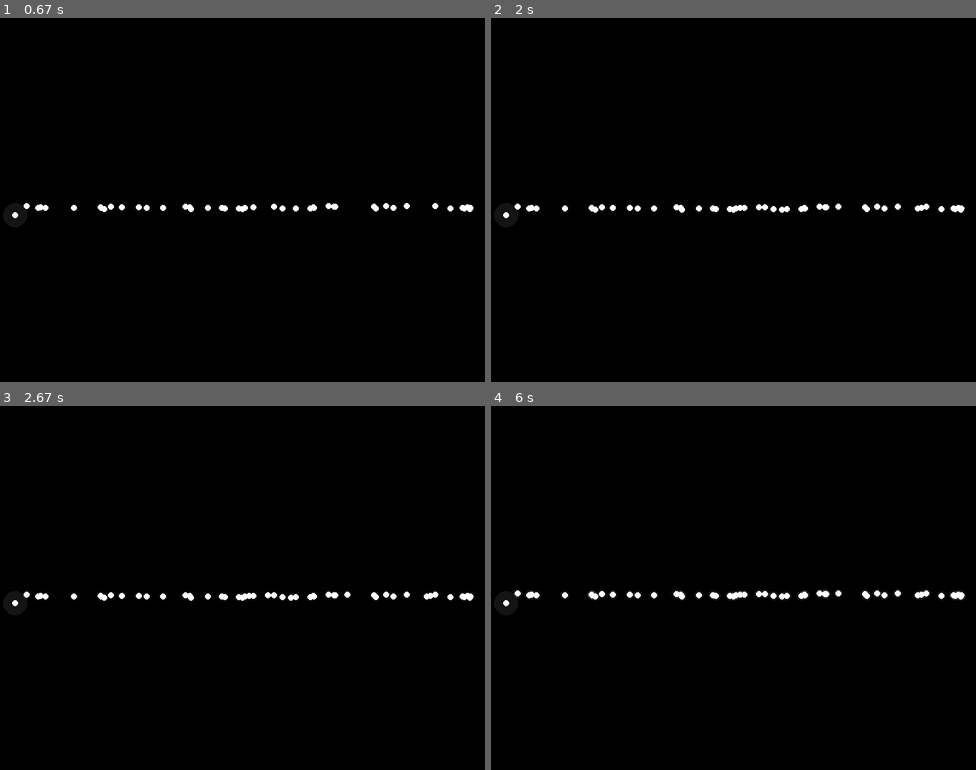
Above: before the commit, frames 1-4 (two rows, left to right).
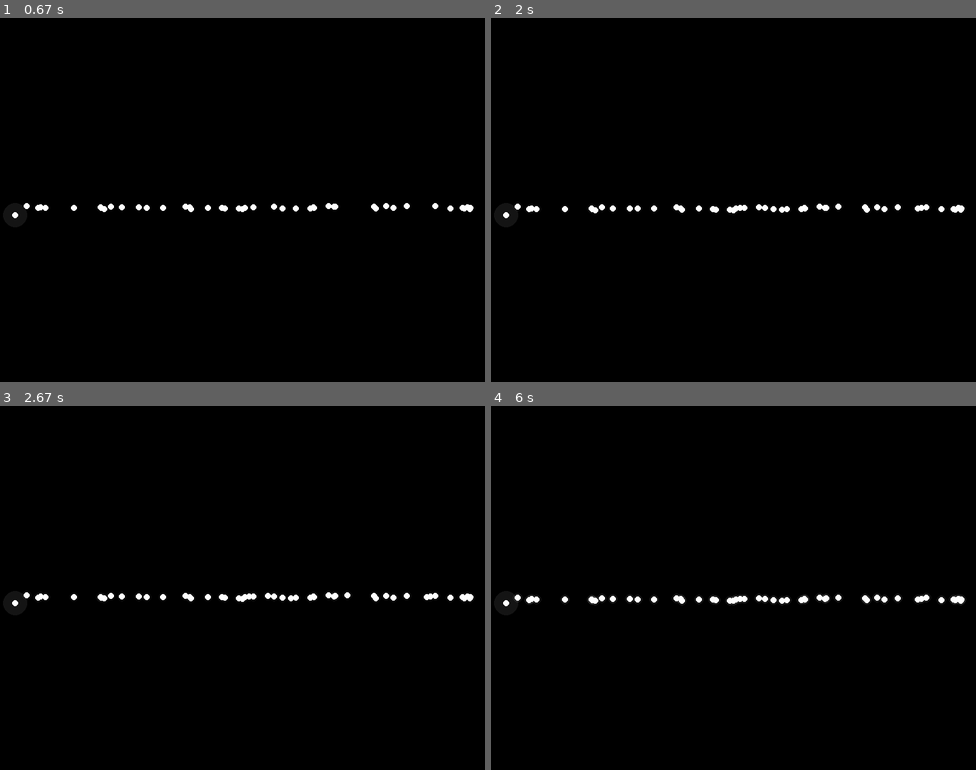
Above: after the commit, the same moments.

Repository: ztdnzunYT/Capstone-Project-2024
Game: pygame game, started from xzplore/glow effect.py
The game is run twice, just before and just after one commit, with the same random seed, the same clock (stepped at 60 frames per second) and the same inputs.
Inputs:
- Up to frame 1 (0.67 s): no input
- Up to frame 2 (2 s): no input
- Up to frame 3 (2.67 s): no input
- Up to frame 4 (6 s): no input

Frame 1 is identical in both runs. In frame 2, less than 0.1% of the frame differs, in the area x 7-97%, y 51-54%; in frame 3, 0.2%; in frame 4, 1.2%, in the area x 4-98%, y 50-55%.

Commit message:
fixed folders

Diff:
--- a/xzplore/asset_dicts.py
+++ b/xzplore/asset_dicts.py
@@ -130,6 +130,8 @@
 
     path = str(os.path.normpath("xzplore/assets/moss_planet_assets"))
 
+
+
     map_tiles = {
         "path" : str(os.path.join(path,"moss_tiles")),
         "normal_tiles" : sorted(list(os.listdir(os.path.join(path,"moss_tiles"))))[0],
@@ -159,7 +161,7 @@
     }
 
 
-    desert_crawler = {
+    cockroach = {
         "enemy" : "Cockroach",
         "description" : "Indomitable parasite found in vegatative regions",
         "path" : "xzplore/assets/moss_planet_assets",
--- a/xzplore/glow effect.py
+++ b/xzplore/glow effect.py
@@ -27,7 +27,7 @@
 
     def float(self):
         self.time +=.01
-        float_amount = 2* math.sin(2*math.pi + 1 *self.time) + 300
+        float_amount = 20 * math.sin(2*math.pi + 0.1 * self.time) + 300
         return float_amount
 
     def twinkle(self):
@@ -60,7 +60,6 @@
 
 particles = []
 # Create glowing circle surface
-glowing_circle = create_glowing_circle()
 x= 0
 # Main loop
 running = True
@@ -80,7 +79,7 @@
     for particle in particles:
         particle.draw()
 
-    screen.blit(glowing_circle,(x,300))
+    screen.blit(create_glowing_circle(),(x,300))
 
 
 
--- a/xzplore/planet_creator.py
+++ b/xzplore/planet_creator.py
@@ -23,7 +23,7 @@
 x = 0
 y = 0
 radius = 150 + math.pi **2
-size  = 15
+size  = 30
 
 
 
@@ -62,7 +62,7 @@
             self.color = (160, 130, 170)
             self.x += self.speed
         elif self.direction == -1:
-            self.color = (255, 95, 109)
+            self.color = (160, 130, 170)
             self.x -= self.bg_speed
             if self.x < self.x_min:
                 self.direction = 0
@@ -119,7 +119,7 @@
 
 
 
-    if len(particles) < 5000:
+    if len(particles) < 1000:
         if x < 0:
             particles.append(Particle(x ,y,random.uniform(0,.3),random.uniform(1,2)))
 
